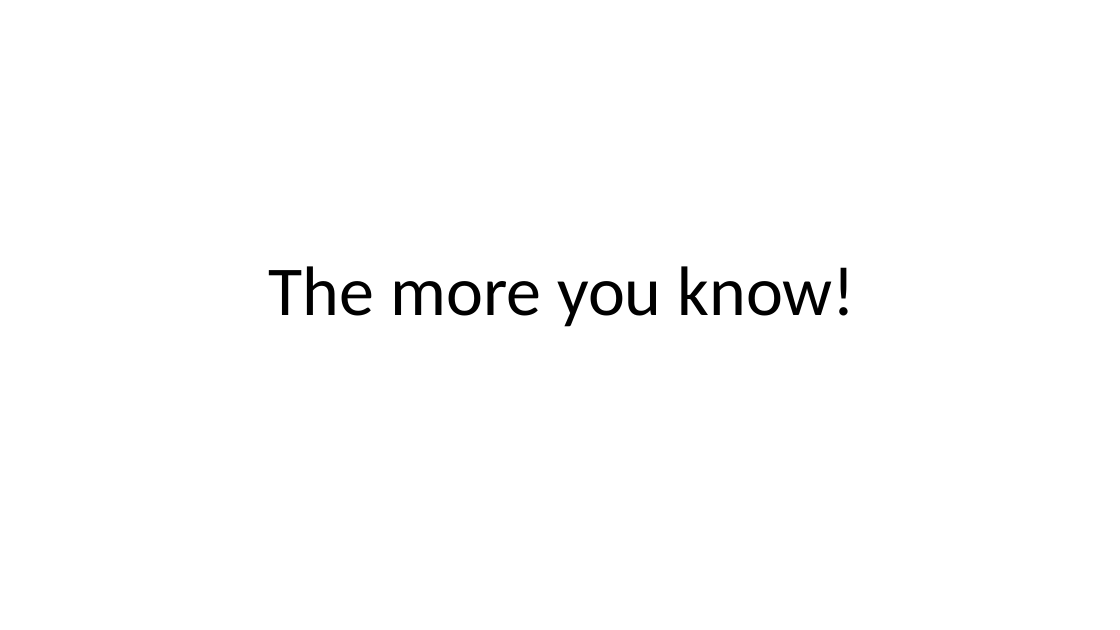
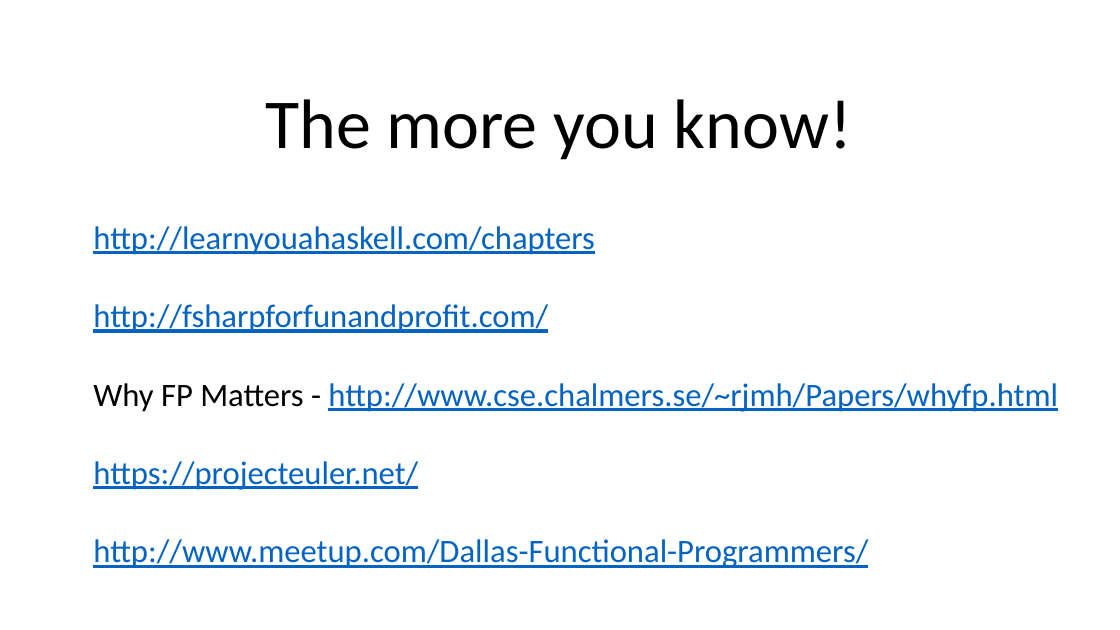
Before and after one commit to armadilloNik/FunctionalCSharpSig, a slide deck: slide 20 of slides/FpViaCSharp.pptx (slide 22 before the commit). Drawn at 1120x630 pixels with LibreOffice and Linux fonts; fonts in the diff are those of the drawing. Boxes give left, top, right and bottom in pixels: in the first picture for what was removed or moved away, otherwise in the second. Text is boxed around its words. In the diff, an @@ line names an element or a change of style, - is before the commit and + after.

```diff
--- a/slides/FpViaCSharp.pptx
+++ b/slides/FpViaCSharp.pptx
@@ title "The more you know!" moved from (x1=269, y1=266, x2=856, y2=327) to (x1=265, y1=99, x2=852, y2=160) @@
@@ text added at (x1=93, y1=226, x2=1058, y2=568), 28 pt, text #0563C1, underline @@
+http://learnyouahaskell.com/chapters
+http://fsharpforfunandprofit.com/
+Why FP Matters - http://www.cse.chalmers.se/~rjmh/Papers/whyfp.html
+https://projecteuler.net/
+http://www.meetup.com/Dallas-Functional-Programmers/
```
Also in this commit, not shown: 10 slides removed, 2 other files.
